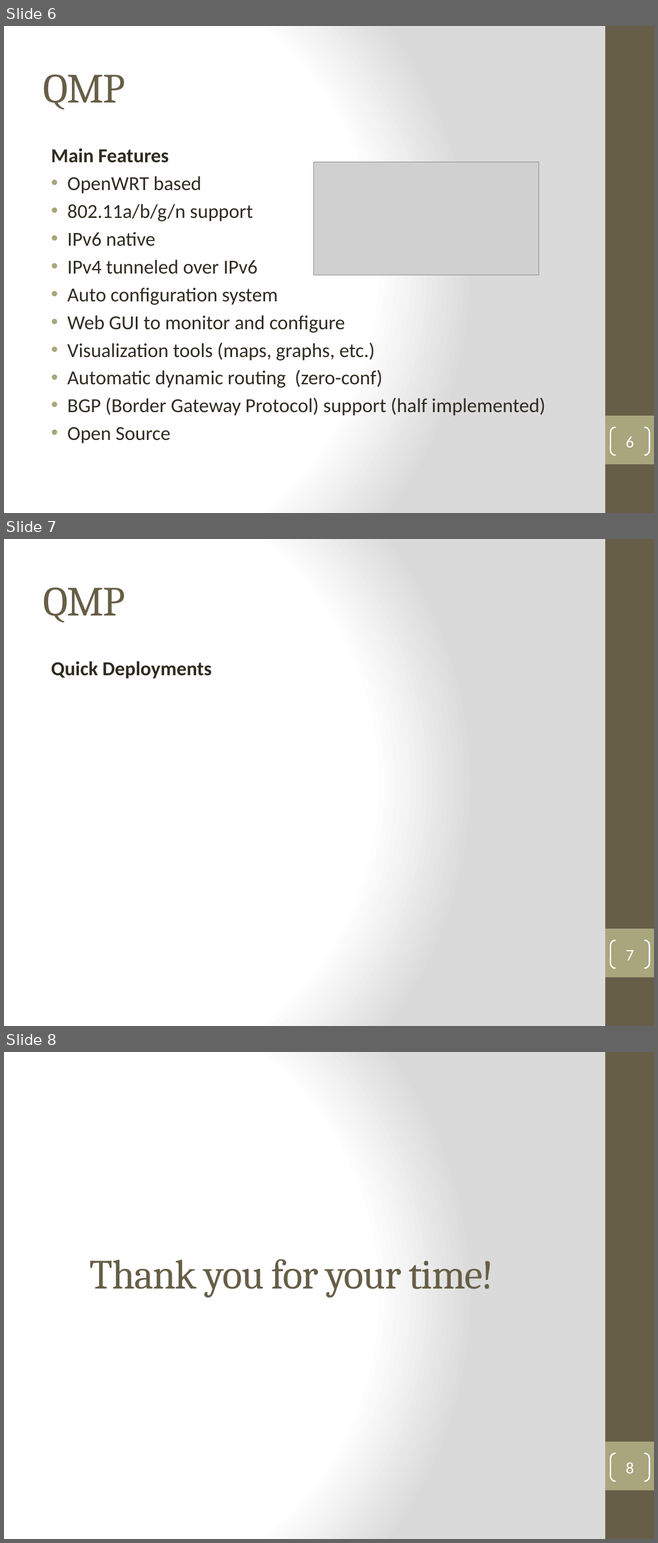
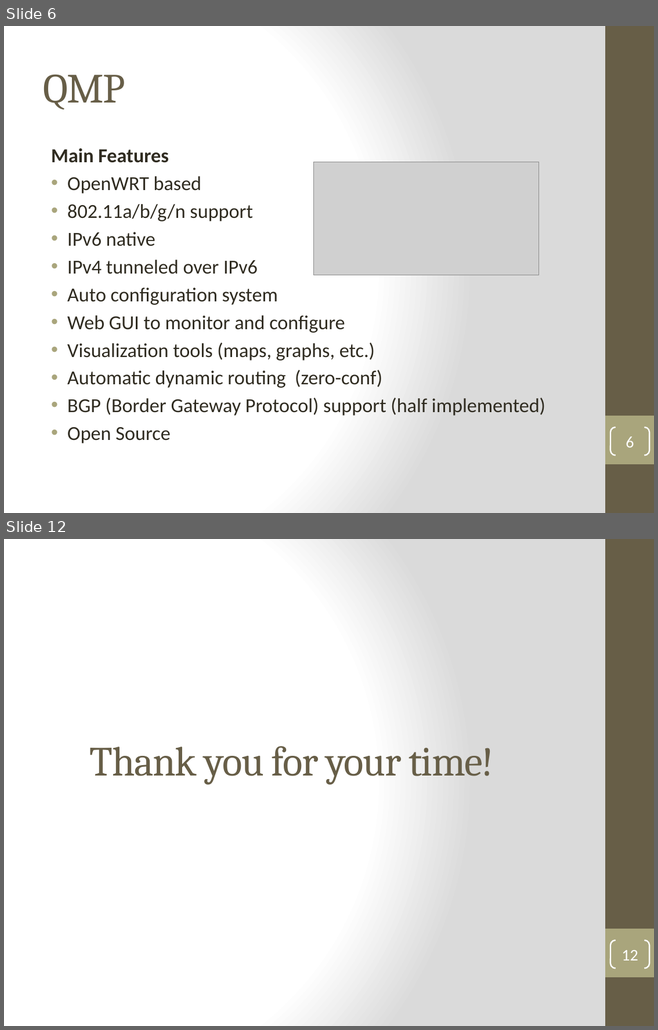
Before and after one commit to ferry91/MobileNode-TFG, a slide deck: Presentation-demo/MN_QMP_Demo.pptx. Shown one above the other, each under a label of ours: slides 6, 7 and 8 before the commit, slides 6 and 12 after it; the slides between them are not shown. The pictures are 658x1543 and 658x1030 pixels, drawn with LibreOffice and Linux fonts; fonts in the diff are those of the drawing; grey boxes stand for pictures. Boxes give left, top, right and bottom in pixels: in the first picture for what was removed or moved away, otherwise in the second. Text is boxed around its words. In the diff, an @@ line names an element or a change of style, - is before the commit and + after.

```diff
--- a/Presentation-demo/MN_QMP_Demo.pptx
+++ b/Presentation-demo/MN_QMP_Demo.pptx
@@ slide 7 removed at (4, 539, 654, 1026), background gradient #FFFFFF to #DADADA; not listed: 2 template elements that a slide beside it also shows @@
@@ title removed at (43, 587, 125, 623) @@
-QMP
@@ text removed at (51, 661, 212, 679) @@
-Quick Deployments
@@ page number removed at (610, 940, 649, 968) @@
-7
@@ what was slide 8 is now slide 12 @@
@@ page number at (621, 950, 637, 961): text changed @@
-8
+12
```
Also in this commit, not shown: 1 slide changed, 5 slides added, 1 other file.
